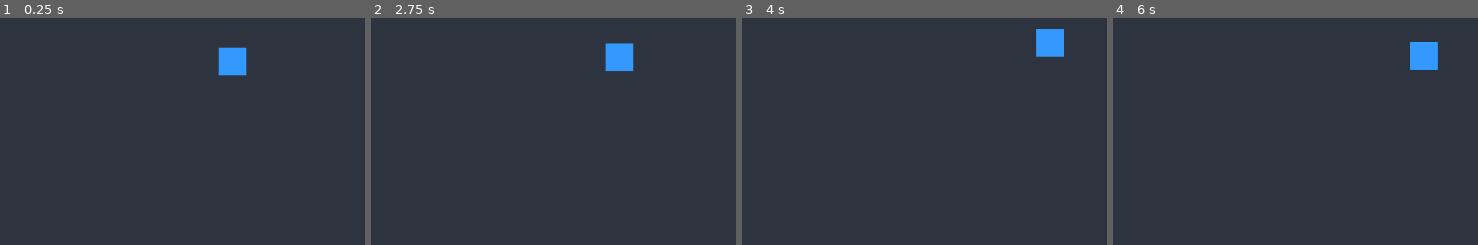
Above: before the commit, frames 1-4 (left to right).
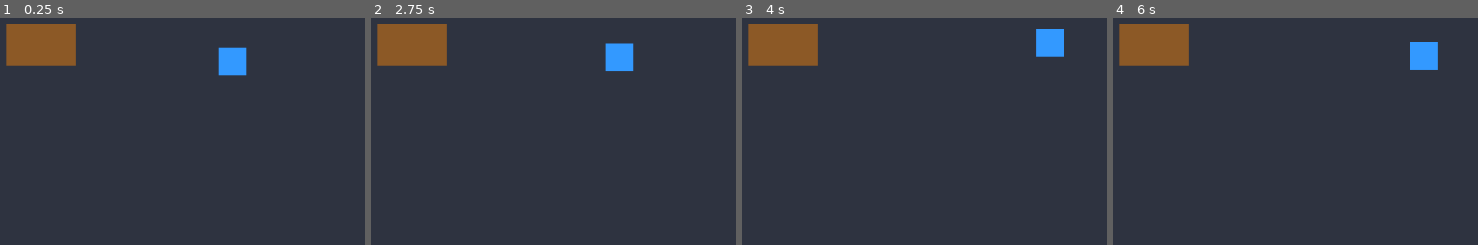
Above: after the commit, the same moments.

Repository: michaelchang-jpg/cs-tycoon
Game: Godot game, scene res://scenes/main.tscn
Same seed, same stepped clock (60 frames per second), same inputs: the game is played once before the commit and once after it.
Inputs:
- Up to frame 1 (0.25 s): no input
- Up to frame 2 (2.75 s): tap Enter at 0.5, 2 s; tap Space at 1.25 s
- Up to frame 3 (4 s): no input
- Up to frame 4 (6 s): tap Space at 4.25, 5.75 s; tap Enter at 5 s

The runs differ from the first frame. In frame 1, 3.5% of the frame differs, in the area x 1-21%, y 2-22%; in frame 2, 3.5%; in frame 3, 3.5%; in frame 4, 3.5%.

Commit message:
Step B: Add Desk script and update Employee AI to handle working state

Diff:
--- a/scenes/main.tscn
+++ b/scenes/main.tscn
@@ -1,6 +1,7 @@
-[gd_scene load_steps=4 format=3 uid="uid://main_scene_office"]
+[gd_scene load_steps=6 format=3 uid="uid://main_scene_office"]
 
 [ext_resource type="Script" path="res://scripts/employee.gd" id="1_employee"]
+[ext_resource type="Script" path="res://scripts/desk.gd" id="2_desk"]
 
 [sub_resource type="RectangleShape2D" id="RectangleShape2D_wall_h"]
 size = Vector2(1152, 20)
@@ -10,6 +11,9 @@
 
 [sub_resource type="RectangleShape2D" id="RectangleShape2D_employee"]
 size = Vector2(40, 40)
+
+[sub_resource type="RectangleShape2D" id="RectangleShape2D_desk_area"]
+size = Vector2(100, 80)
 
 [node name="Main" type="Node2D"]
 
@@ -45,6 +49,30 @@
 color = Color(0.18, 0.2, 0.25, 1)
 metadata/_edit_lock_ = true
 
+[node name="Desk" type="Area2D" parent="."]
+position = Vector2(300, 300)
+script = ExtResource("2_desk")
+
+[node name="CollisionShape2D" type="CollisionShape2D" parent="Desk"]
+shape = SubResource("RectangleShape2D_desk_area")
+
+[node name="Visual" type="ColorRect" parent="Desk"]
+anchors_preset = 8
+anchor_left = 0.5
+anchor_top = 0.5
+anchor_right = 0.5
+anchor_bottom = 0.5
+offset_left = -50.0
+offset_top = -30.0
+offset_right = 50.0
+offset_bottom = 30.0
+grow_horizontal = 2
+grow_vertical = 2
+color = Color(0.55, 0.35, 0.15, 1)
+
+[node name="ChairPosition" type="Marker2D" parent="Desk"]
+position = Vector2(0, 40)
+
 [node name="Employee" type="CharacterBody2D" parent="."]
 position = Vector2(576, 324)
 script = ExtResource("1_employee")
--- /dev/null
+++ b/scripts/desk.gd
@@ -0,0 +1,38 @@
+class_name Desk
+extends Area2D
+
+## 辦公桌物件腳本
+## 管理座位狀態與提供員工互動點
+
+# --- 信號 ---
+signal employee_arrived(employee)
+
+# --- 屬性 ---
+@export var is_occupied: bool = false
+@export var assigned_employee_name: String = ""
+
+# --- 互動點 ---
+# 用一個 Marker2D 來定義「椅子」的確切位置，讓員工知道要站/坐在哪
+@onready var chair_position: Marker2D = $ChairPosition
+
+func _ready() -> void:
+	# 確保 body_entered 信號有連接 (如果員工走進區域)
+	body_entered.connect(_on_body_entered)
+
+func get_chair_global_position() -> Vector2:
+	if chair_position:
+		return chair_position.global_position
+	return global_position
+
+func assign_employee(name: String) -> void:
+	assigned_employee_name = name
+	is_occupied = true
+
+func vacate() -> void:
+	assigned_employee_name = ""
+	is_occupied = false
+
+func _on_body_entered(body: Node2D) -> void:
+	if body is CharacterBody2D: # 假設員工是 CharacterBody2D
+		# 可以在這裡觸發一些互動，例如「員工坐下」的動畫
+		emit_signal("employee_arrived", body)
--- a/scripts/employee.gd
+++ b/scripts/employee.gd
@@ -61,8 +61,14 @@
 			# 確保目標在視窗內 (此處可根據辦公室邊界微調)
 
 		State.WORKING:
-			# 未來實作：走到桌子旁邊並坐下
-			pass
+			# 進入工作狀態：停止移動
+			velocity = Vector2.ZERO
+			# 如果是 ColorRect，可以變色表示在工作
+			if sprite is ColorRect:
+				sprite.color = Color(1, 0.5, 0.5) # 變成紅色表示忙碌
+
+			# 設定工作計時器 (模擬處理工單)
+			state_timer.start(randf_range(3.0, 5.0))
 
 # --- 核心行為處理 ---
 func _handle_roaming(_delta: float) -> void:
@@ -80,21 +86,41 @@
 
 		move_and_slide()
 	else:
-		_enter_state(State.IDLE)
+		# 到達目的地後
+		_handle_arrival()
 
 func _handle_working(delta: float) -> void:
 	# 工作時壓力上升
-	stress += 1.0 * delta
-	if stress >= max_stress:
-		_enter_state(State.RESTING)
+	stress += 5.0 * delta # 壓力上升加快
+
+	# 這裡不再用 stress >= max_stress 強制休息，而是依賴 Timer 結束工作循環
+	# 當然也可以保留壓力爆炸機制
 
 # --- 信號處理 ---
 func _on_timer_timeout() -> void:
 	if current_state == State.IDLE:
 		_enter_state(State.ROAMING)
+	elif current_state == State.WORKING:
+		# 工作結束，變回閒晃或休息
+		if sprite is ColorRect:
+			sprite.color = Color(0.2, 0.6, 1) # 變回藍色
+		_enter_state(State.IDLE)
 
 # --- 公有方法 (供管理系統呼叫) ---
 func assign_to_desk(desk_pos: Vector2) -> void:
 	target_position = desk_pos
+	# 特殊處理：我們需要一個標記知道這是「去工作」的移動
+	# 這裡簡單處理：先切換到 ROAMING 讓他走過去
+	# 但我們需要改寫 _handle_roaming 的「到達邏輯」
+	# 為了不把代碼弄太複雜，我們先直接用一個變數標記
+	is_going_to_work = true
 	_enter_state(State.ROAMING)
-	# 到達後觸發工作狀態的邏輯可在此擴充
+
+var is_going_to_work = false
+
+func _handle_arrival():
+	if is_going_to_work:
+		is_going_to_work = false
+		_enter_state(State.WORKING)
+	else:
+		_enter_state(State.IDLE)
